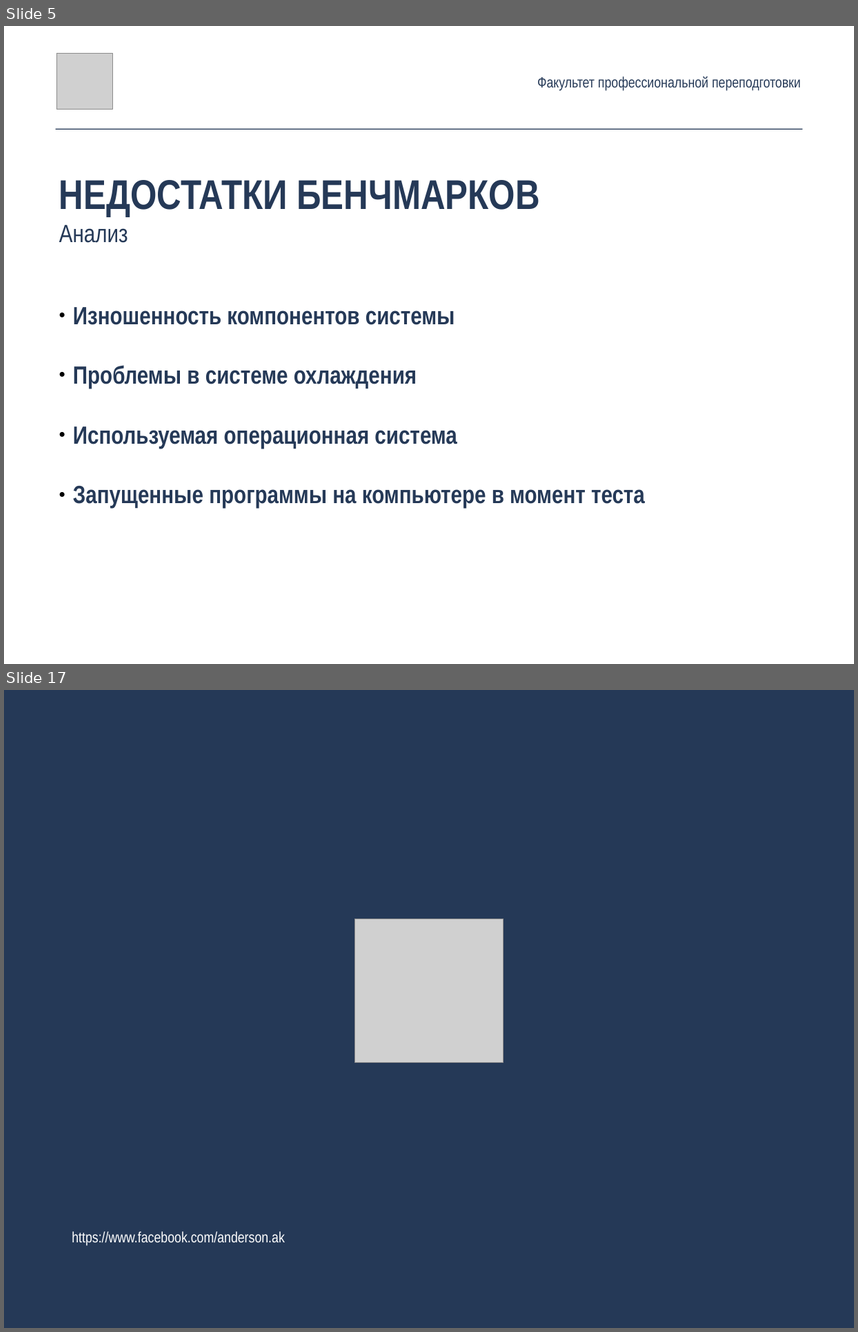
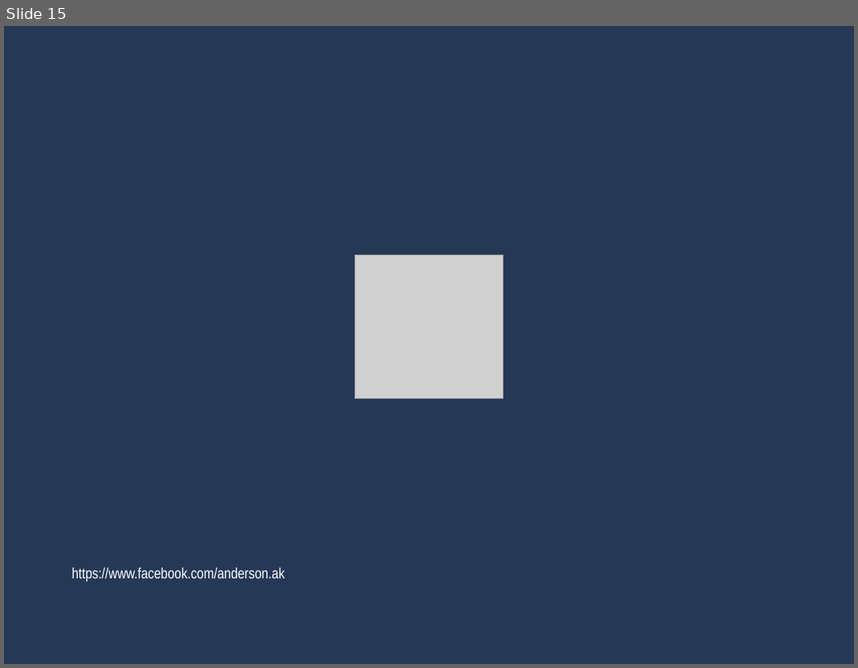
Before and after one commit to catexis/HSE_graduation_project, a slide deck: desing/presentation/pres.pptx. Shown one above the other, each under a label of ours: slides 5 and 17 before the commit, slide 15 after it; the slides between them are not shown. The pictures are 858x1332 and 858x668 pixels, drawn with LibreOffice and Linux fonts; fonts in the diff are those of the drawing; grey boxes stand for pictures. Boxes give left, top, right and bottom in pixels: in the first picture for what was removed or moved away, otherwise in the second. Text is boxed around its words. In the diff, an @@ line names an element or a change of style, - is before the commit and + after.

```diff
--- a/desing/presentation/pres.pptx
+++ b/desing/presentation/pres.pptx
@@ slide 5 removed at (4, 26, 854, 664), background #FFFFFF @@
@@ picture removed at (56, 54, 112, 109) @@
@@ text removed at (537, 76, 801, 90) @@
-Факультет профессиональной переподготовки
@@ line removed from (56, 129) to (802, 129) @@
@@ text removed at (59, 180, 539, 243) @@
-НЕДОСТАТКИ БЕНЧМАРКОВ
-Анализ
@@ text removed at (73, 307, 645, 508) @@
-● Изношенность компонентов системы
-● Проблемы в системе охлаждения
-● Используемая операционная система
-● Запущенные программы на компьютере в момент теста
@@ what was slide 17 is now slide 15 @@
```
Also in this commit, not shown: 12 slides changed, 2 slides added, 3 other slides removed, 3 other files.
